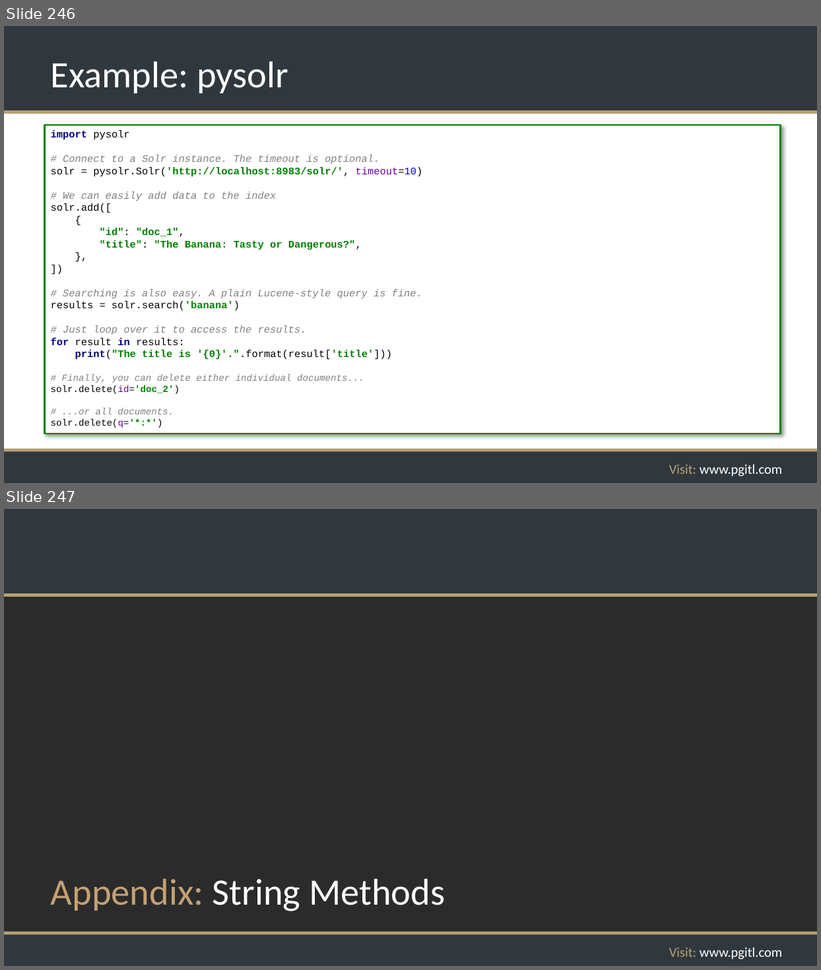
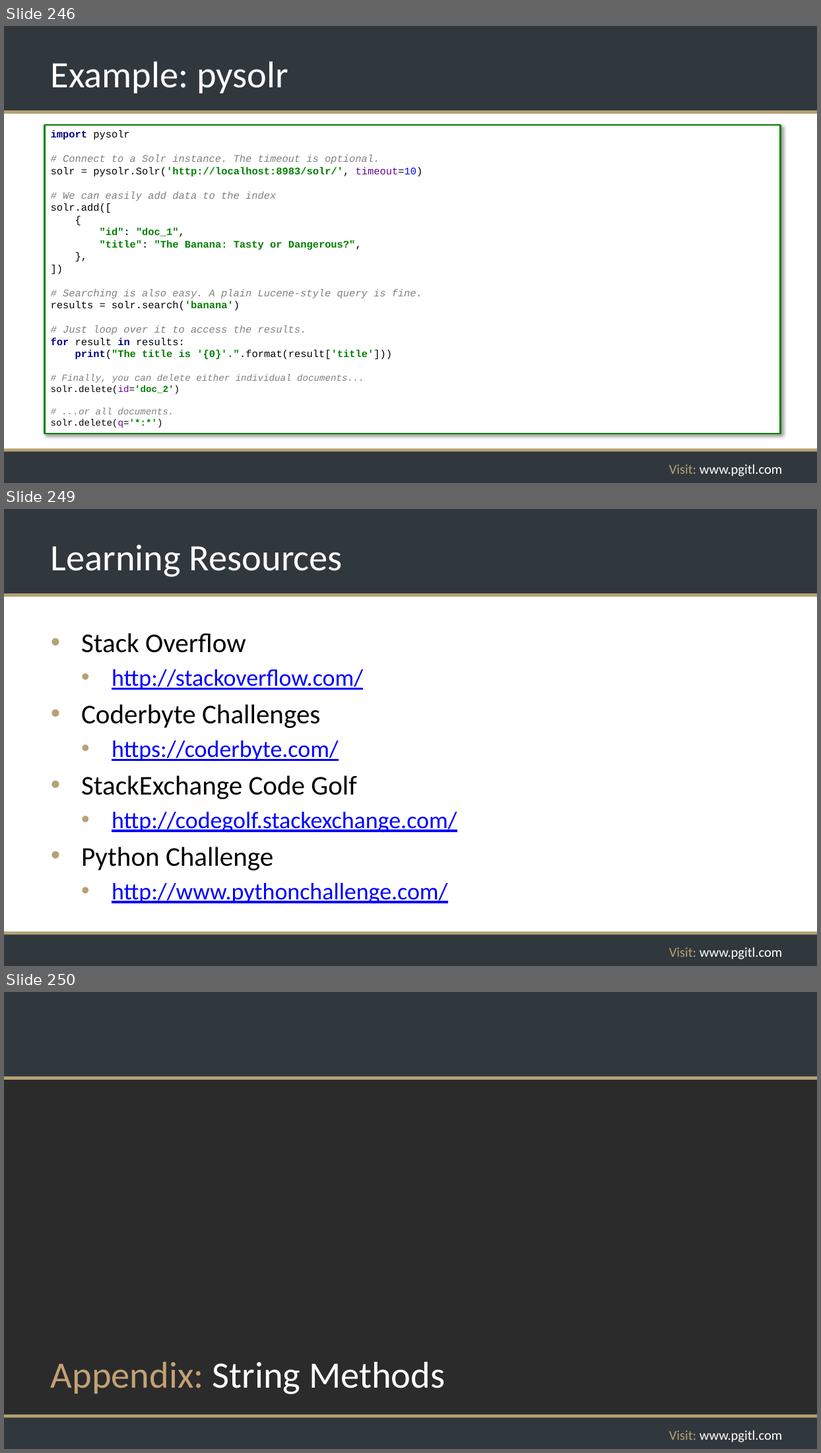
Before and after one commit to rikkouri/project-a, a slide deck: Programming Foundations.pptx. Shown one above the other, each under a label of ours: slides 246 and 247 before the commit, slides 246, 249 and 250 after it; the slides between them are not shown. The pictures are 821x970 and 821x1453 pixels, drawn with LibreOffice and Linux fonts; fonts in the diff are those of the drawing; background and template pictures are left out; a plain dark background stands for a picture behind light text. Boxes give left, top, right and bottom in pixels: in the first picture for what was removed or moved away, otherwise in the second. Text is boxed around its words. In the diff, an @@ line names an element or a change of style, - is before the commit and + after.

Commit message:
Learning Resources

```diff
--- a/Programming Foundations.pptx
+++ b/Programming Foundations.pptx
@@ slide 249 added at [4, 509, 817, 966], background #FFFFFF; not listed: 5 template elements that a slide beside it also shows @@
@@ title added at [51, 545, 343, 577], 44 pt, text #FFFFFF @@
+Learning Resources
@@ text added at [81, 633, 457, 904], 28 pt, text #0000FF, underline @@
+• Stack Overflow
+  • http://stackoverflow.com/
+• Coderbyte Challenges
+  • https://coderbyte.com/
+• StackExchange Code Golf
+  • http://codegolf.stackexchange.com/
+• Python Challenge
+  • http://www.pythonchallenge.com/
@@ what was slide 247 is now slide 250 @@
```
Also in this commit, not shown: 2 other slides added.
